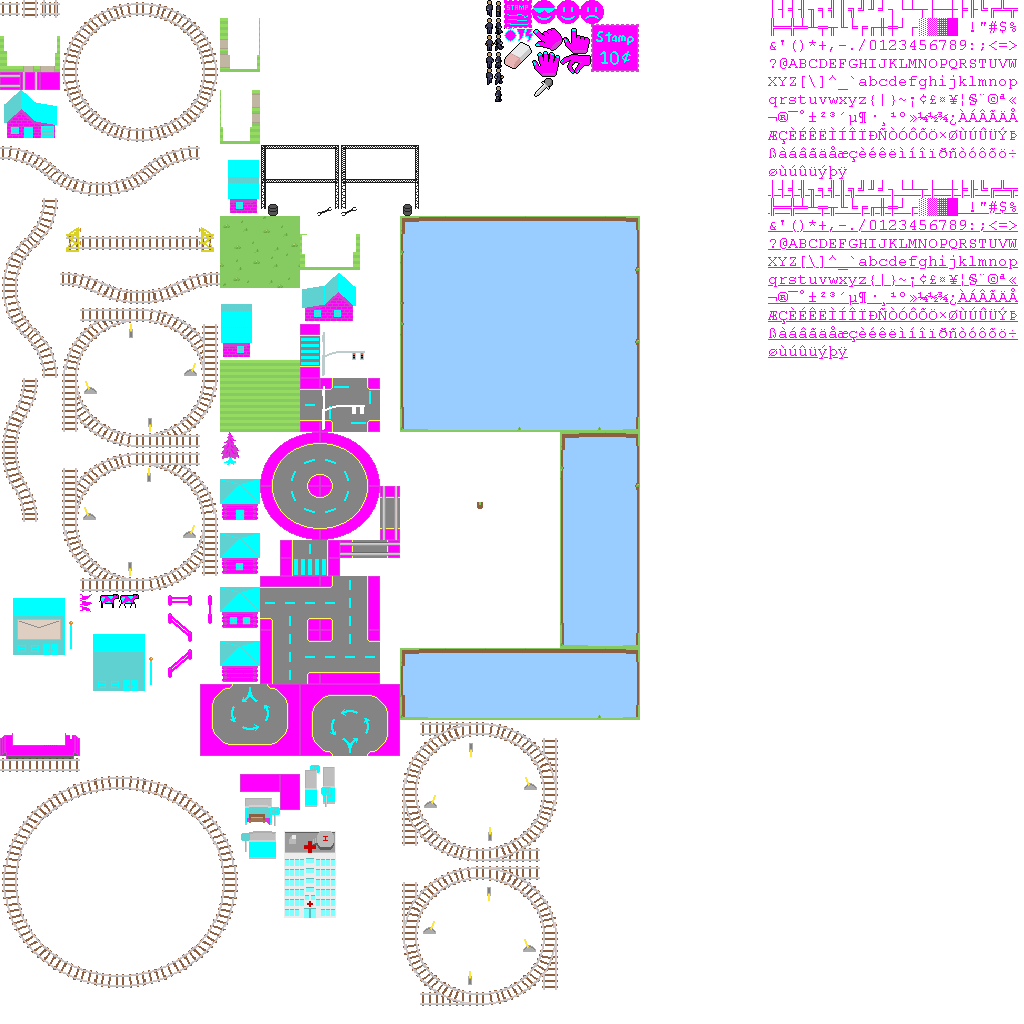
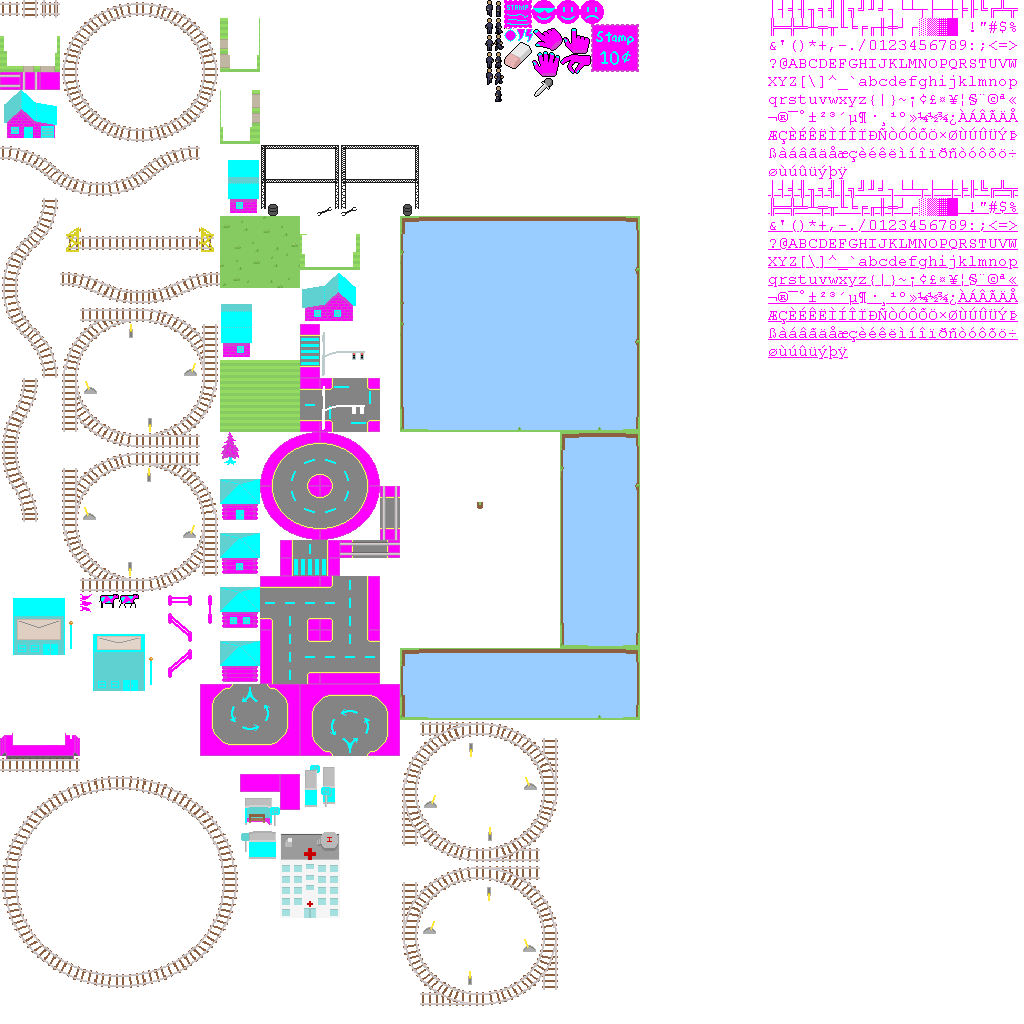
Layers edited between the first and the second 1024×1024 image:
painted on "base.png copy" over [97, 636, 340, 918]
